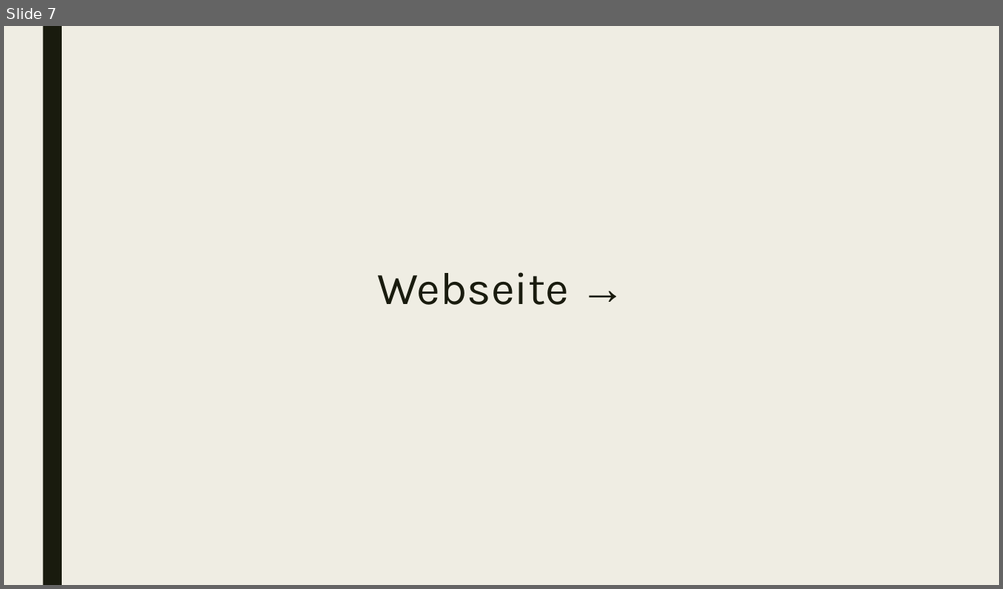
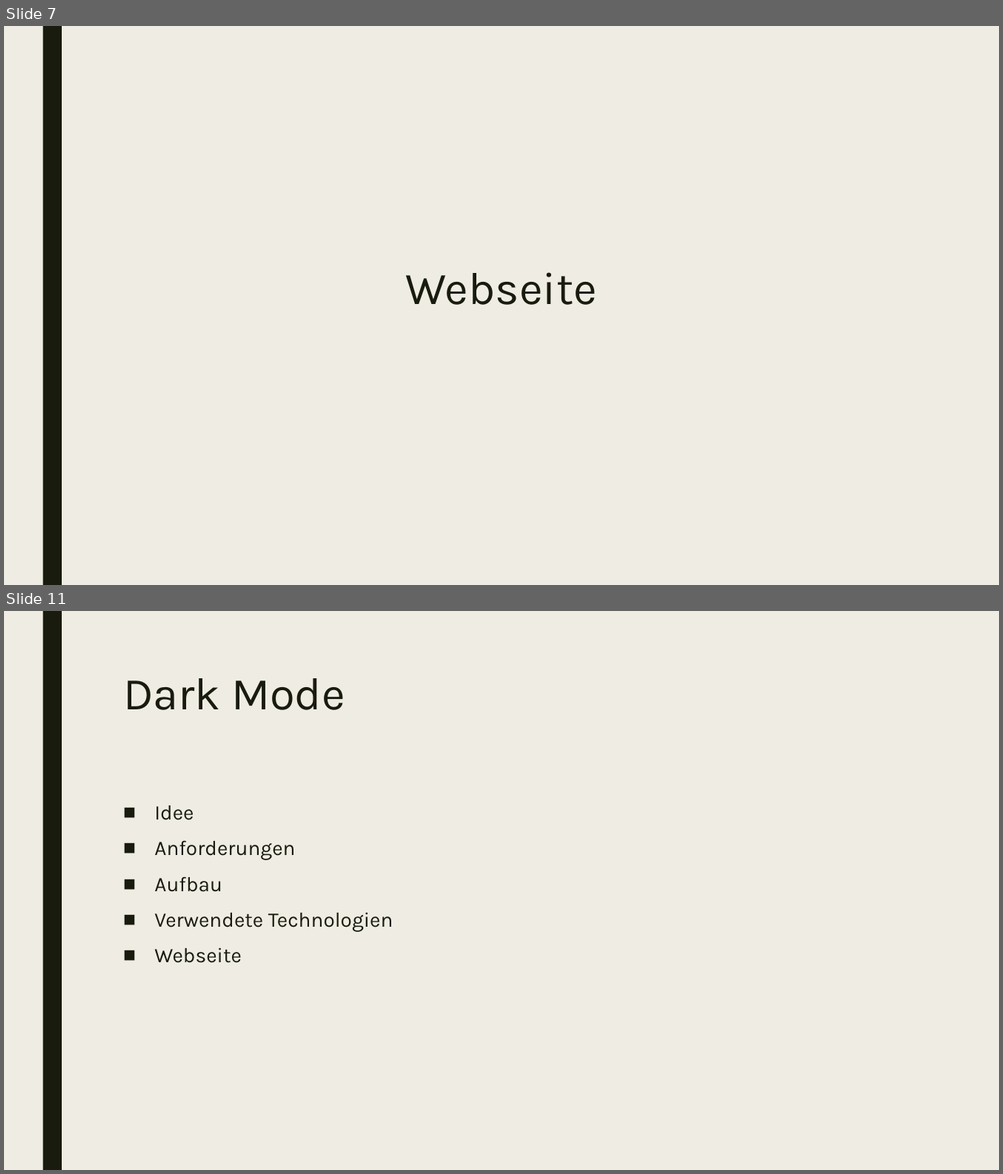
Before and after one commit to philippthuemler/WebEngineering_WordCounter, a slide deck: presentation_WordCounter.pptx. Shown one above the other, each under a label of ours: slide 7 before the commit, slides 7 and 11 after it; the slides between them are not shown. The pictures are 1003x589 and 1003x1174 pixels, drawn with LibreOffice and Linux fonts; fonts in the diff are those of the drawing. Boxes give left, top, right and bottom in pixels: in the first picture for what was removed or moved away, otherwise in the second. Text is boxed around its words. In the diff, an @@ line names an element or a change of style, - is before the commit and + after.

```diff
--- a/presentation_WordCounter.pptx
+++ b/presentation_WordCounter.pptx
@@ slide 11 added at (x1=4, y1=611, x2=999, y2=1170), background #EFEDE3; not listed: 1 template element that a slide beside it also shows @@
@@ text added at (x1=123, y1=678, x2=345, y2=710), 44 pt, text #191B0E @@
+Dark Mode
@@ text added at (x1=154, y1=806, x2=393, y2=963), 20 pt, text #191B0E @@
+■ Idee
+■ Anforderungen
+■ Aufbau
+■ Verwendete Technologien
+■ Webseite
@@ slide 7 changed as well @@
@@ text at (x1=406, y1=272, x2=597, y2=305): text changed @@
-Webseite →
+Webseite
```
Also in this commit, not shown: 1 other slide changed, 3 other slides added.
